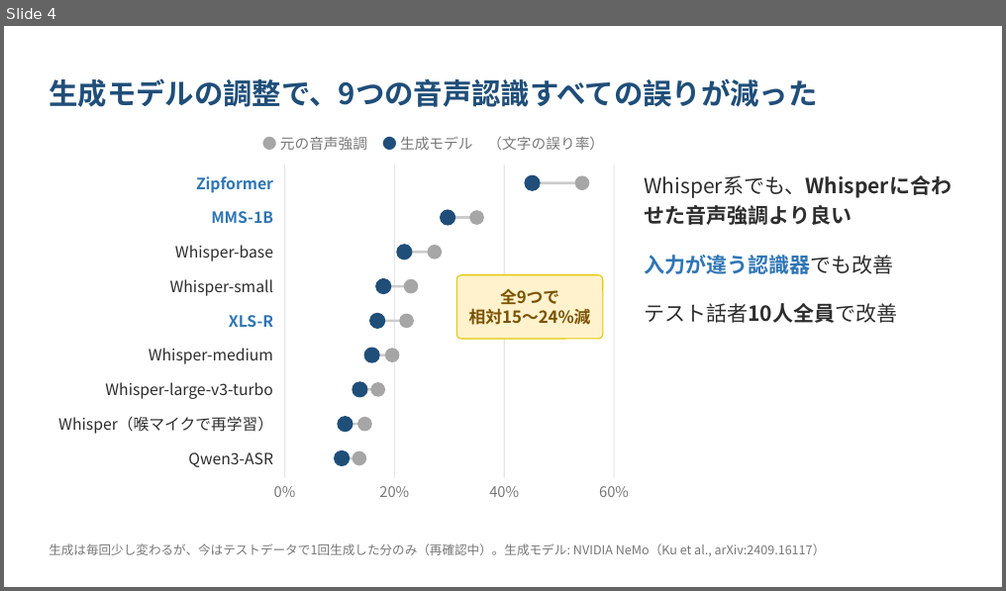
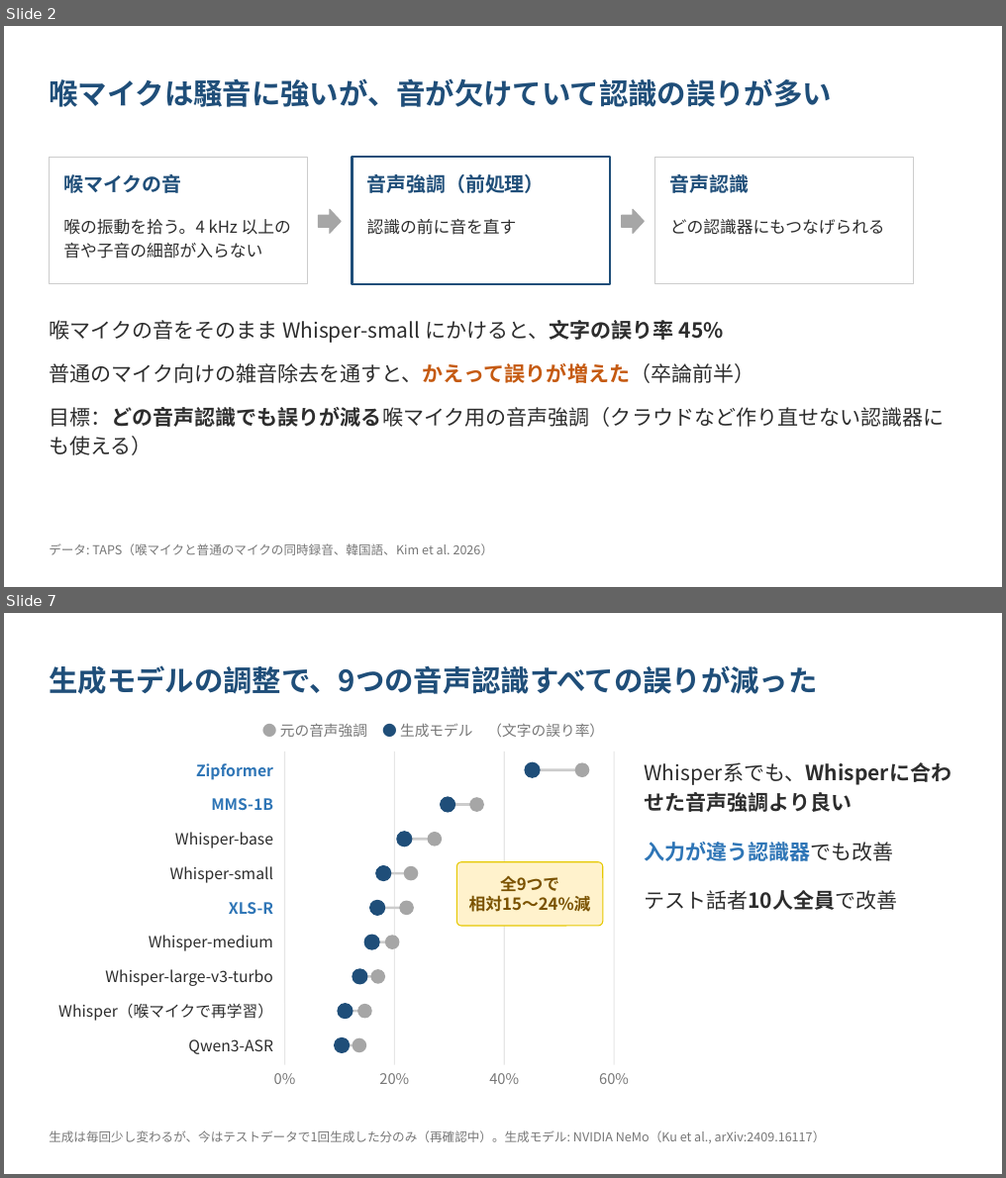
Before and after one commit to kasugayuji0716-art/bone-conduction-research, a slide deck: results/progress_slides_2026-10.pptx. Shown one above the other, each under a label of ours: slide 4 before the commit, slides 2 and 7 after it; the slides between them are not shown. The pictures are 1006x591 and 1006x1178 pixels, drawn with LibreOffice and Linux fonts; fonts in the diff are those of the drawing. Boxes give left, top, right and bottom in pixels: in the first picture for what was removed or moved away, otherwise in the second. Text is boxed around its words. In the diff, an @@ line names an element or a change of style, - is before the commit and + after.

```diff
--- a/results/progress_slides_2026-10.pptx
+++ b/results/progress_slides_2026-10.pptx
@@ slide 2 added at bbox=[4, 26, 1002, 587], background #FFFFFF @@
@@ text added at bbox=[49, 78, 832, 107], 28 pt, text #1F4E79, bold @@
+喉マイクは騒音に強いが、音が欠けていて認識の誤りが多い
@@ rectangle added at bbox=[49, 157, 307, 284], fill #FFFFFF, outline #CCCCCC 1 pt @@
@@ rectangle added at bbox=[352, 157, 611, 284], fill #FFFFFF, outline #1F4E79 2 pt @@
@@ rectangle added at bbox=[655, 157, 914, 284], fill #FFFFFF, outline #CCCCCC 1 pt @@
@@ text added at bbox=[63, 174, 181, 193], 19 pt, text #1F4E79, bold @@
+喉マイクの音
@@ text added at bbox=[367, 174, 545, 193], 19 pt, text #1F4E79, bold @@
+音声強調（前処理）
@@ text added at bbox=[670, 174, 749, 193], 19 pt, text #1F4E79, bold @@
+音声認識
@@ text added at bbox=[63, 219, 291, 259], 16 pt, text #2D2D2D @@
+喉の振動を拾う。4 kHz 以上の音や子音の細部が入らない
@@ right arrow added at bbox=[319, 209, 341, 233], fill #A6A6A6, outline #A6A6A6 1 pt @@
@@ text added at bbox=[367, 219, 517, 235], 16 pt, text #2D2D2D @@
+認識の前に音を直す
@@ right arrow added at bbox=[622, 209, 645, 233], fill #A6A6A6, outline #A6A6A6 1 pt @@
@@ text added at bbox=[670, 219, 885, 235], 16 pt, text #2D2D2D @@
+どの認識器にもつなげられる
@@ text added at bbox=[49, 320, 944, 456], 20 pt, text #2D2D2D @@
+• 喉マイクの音をそのまま Whisper-small にかけると、文字の誤り率 45%
+• 普通のマイク向けの雑音除去を通すと、かえって誤りが増えた（卒論前半）
+• 目標：どの音声認識でも誤りが減る喉マイク用の音声強調（クラウドなど作り直せない認識器にも使える）
@@ text added at bbox=[49, 544, 494, 556], 12 pt, text #777777 @@
+データ: TAPS（喉マイクと普通のマイクの同時録音、韓国語、Kim et al. 2026）
@@ what was slide 4 is now slide 7 @@
```
Also in this commit, not shown: 5 slides changed, 2 other slides added, 1 slide removed, 2 other files.
